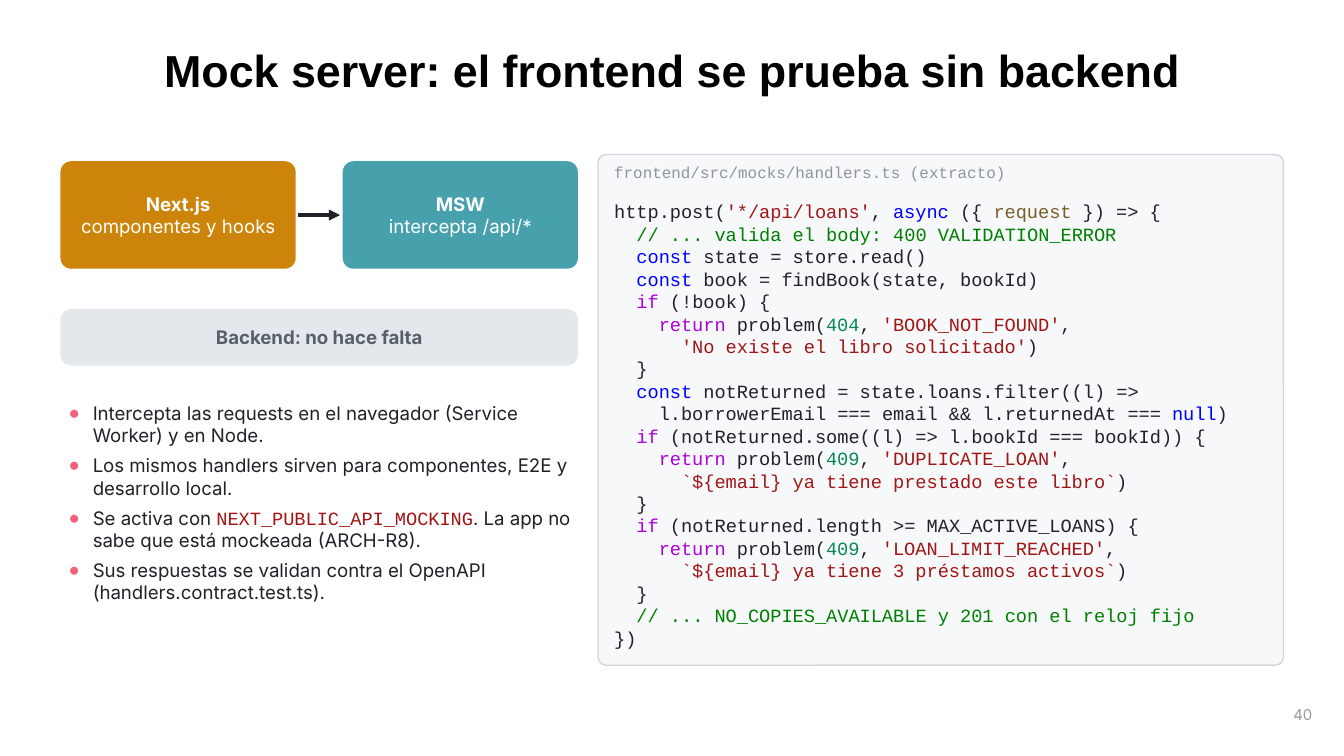
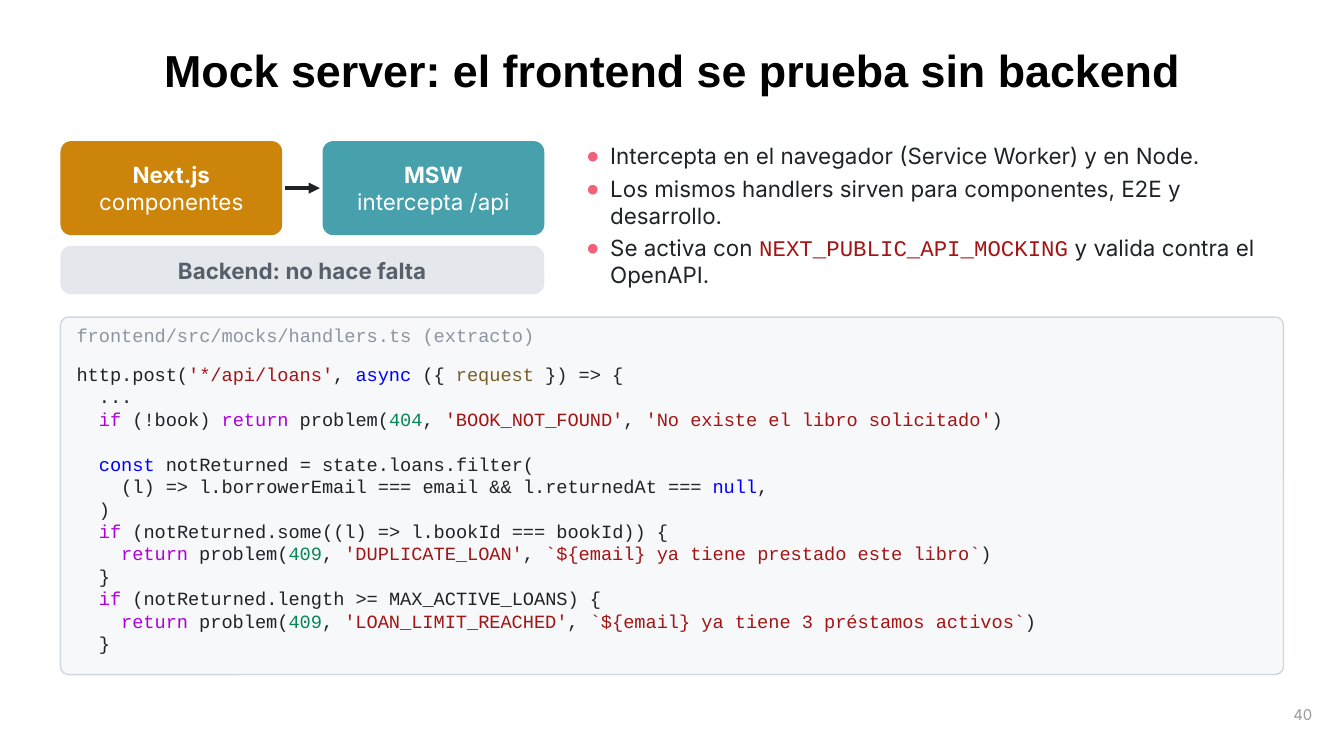
Before and after one commit to UC-IIC-3143-Software-Development/full_stack_testing, a slide deck: slide 40 of docs/presentacion/Full-Stack-Testing-IA-DevSecOps.pptx. Drawn at 1344x756 pixels with LibreOffice and Linux fonts; fonts in the diff are those of the drawing. Boxes give left, top, right and bottom in pixels: in the first picture for what was removed or moved away, otherwise in the second. Text is boxed around its words. In the diff, an @@ line names an element or a change of style, - is before the commit and + after.

```diff
--- a/docs/presentacion/Full-Stack-Testing-IA-DevSecOps.pptx
+++ b/docs/presentacion/Full-Stack-Testing-IA-DevSecOps.pptx
@@ rounded rectangle "Next.js": place and size @@
-rounded rectangle "Next.js" at [60,161,296,269]
+rounded rectangle "Next.js" at [60,141,282,235]
@@ rounded rectangle "MSW": place and size @@
-rounded rectangle "MSW" at [343,161,578,269]
+rounded rectangle "MSW" at [323,141,544,235]
@@ text at [610,145,1254,288]: text changed; size 10 to 12 pt @@
-● Intercepta las requests en el navegador (Service Worker) y en Node.
-● Los mismos handlers sirven para componentes, E2E y desarrollo local.
-● Se activa con NEXT_PUBLIC_API_MOCKING. La app no sabe que está mockeada (ARCH-R8).
-● Sus respuestas se validan contra el OpenAPI (handlers.contract.test.ts).
+● Intercepta en el navegador (Service Worker) y en Node.
+● Los mismos handlers sirven para componentes, E2E y desarrollo.
+● Se activa con NEXT_PUBLIC_API_MOCKING y valida contra el OpenAPI.
@@ text in rounded rectangle at [133,166,210,188]: size 10 to 12 pt in "Next.js" @@
@@ text in rounded rectangle at [404,166,463,183]: size 10 to 12 pt in "MSW" @@
@@ text in rounded rectangle at [99,195,243,215]: text changed; size 10 to 12 pt @@
-componentes y hooks
+componentes
@@ arrow moved from (298, 215) - (340, 215) to (285, 188) - (320, 188) @@
@@ text in rounded rectangle at [357,193,510,215]: text changed; size 10 to 12 pt @@
-intercepta /api/*
+intercepta /api
@@ rounded rectangle "Backend: no hace falta": place and size @@
-rounded rectangle "Backend: no hace falta" at [60,309,578,366]
+rounded rectangle "Backend: no hace falta" at [60,246,544,294]
@@ rounded rectangle "Backend: no hace falta" at [60,246,544,294]: size 10 to 12 pt; proportions changed @@
@@ proportions changed in 3 elements at [323,141,544,235], [60,141,282,235], [60,317,1284,675] @@
@@ rounded rectangle: place and size @@
-rounded rectangle at [598,155,1284,665]
+rounded rectangle at [60,317,1284,675]
@@ text "frontend/src/mocks/handlers.ts (extracto)": place and size @@
-text "frontend/src/mocks/handlers.ts (extracto)" at [614,166,1005,181]
+text "frontend/src/mocks/handlers.ts (extracto)" at [77,329,535,346]
@@ text "frontend/src/mocks/handlers.ts (extracto)" at [77,329,535,346]: size 8.5 to 10 pt @@
@@ text "http.post('*/api/loans', async ({ request }) ...": place and size @@
-text "http.post('*/api/loans', async ({ request }) ..." at [614,205,1228,626]
+text "http.post('*/api/loans', async ({ request }) ..." at [77,368,1036,632]
@@ text at [99,413,1003,497]: text changed @@
-// ... valida el body: 400 VALIDATION_ERROR
-const state = store.read()
-const book = findBook(state, bookId)
-if (!book) {
-return problem(404, 'BOOK_NOT_FOUND',
-'No existe el libro solicitado')
-}
-const notReturned = state.loans.filter((l) =>
-l.borrowerEmail === email && l.returnedAt === null)
+...
+if (!book) return problem(404, 'BOOK_NOT_FOUND', 'No existe el libro solicitado')
+const notReturned = state.loans.filter(
+(l) => l.borrowerEmail === email && l.returnedAt === null,
+)
@@ text at [121,547,992,564]: text changed @@
-return problem(409, 'DUPLICATE_LOAN',
-`${email} ya tiene prestado este libro`)
+return problem(409, 'DUPLICATE_LOAN', `${email} ya tiene prestado este libro`)
@@ text at [121,615,1036,632]: text changed @@
-return problem(409, 'LOAN_LIMIT_REACHED',
-`${email} ya tiene 3 préstamos activos`)
+return problem(409, 'LOAN_LIMIT_REACHED', `${email} ya tiene 3 préstamos activos`)
@@ text at [715,609,1195,626]: paragraphs removed @@
-// ... NO_COPIES_AVAILABLE y 201 con el reloj fijo
-})
```
Also in this commit, not shown: 53 other slides changed, 11 slides added, 8 slides removed, 3 other files.
